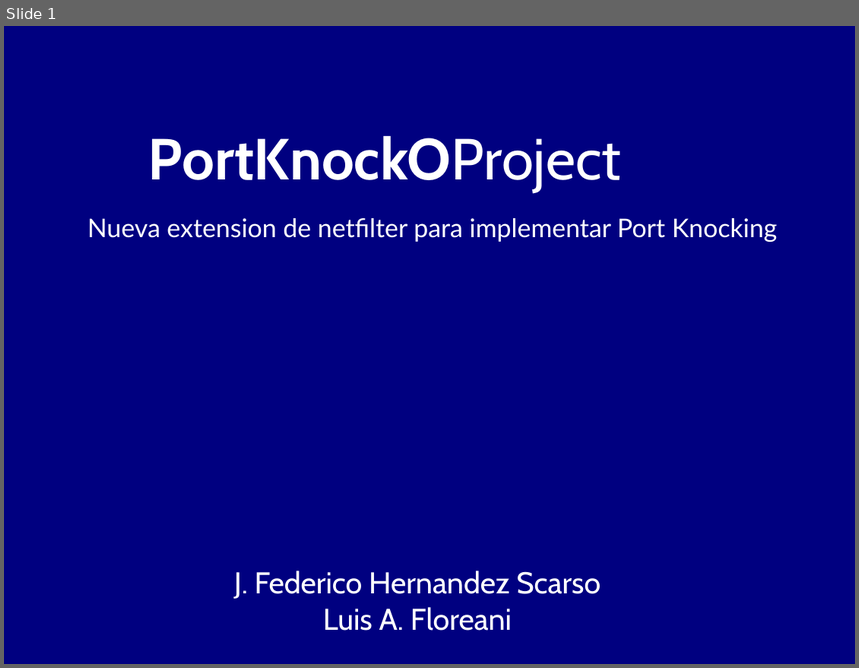
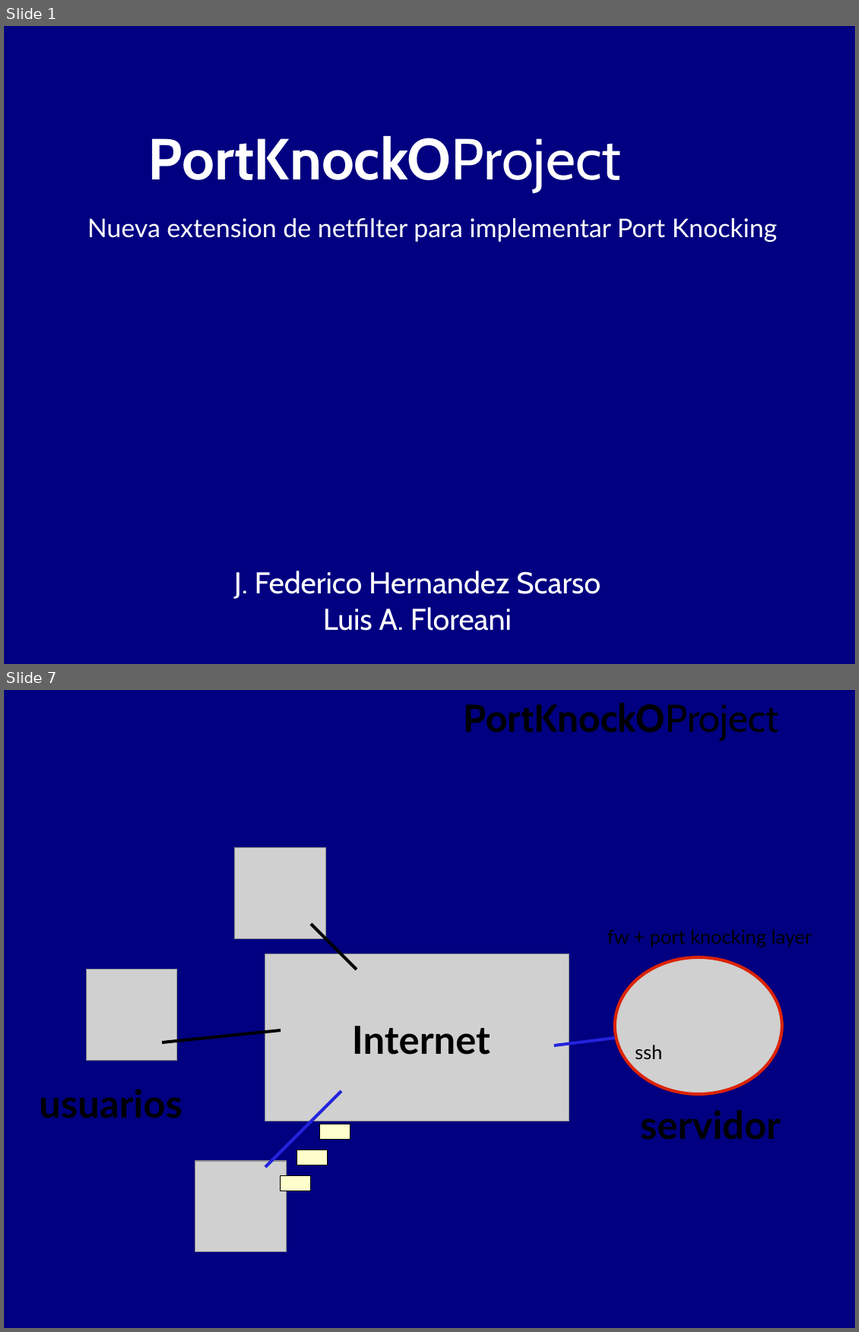
Before and after one commit to BackupTheBerlios/portknocko-svn, a slide deck: trunk/jornadas/jornadas.odp. Shown one above the other, each under a label of ours: slide 1 before the commit, slides 1 and 7 after it; the slides between them are not shown. The pictures are 859x668 and 859x1332 pixels, drawn with LibreOffice and Linux fonts; fonts in the diff are those of the drawing; grey boxes stand for pictures. Boxes give left, top, right and bottom in pixels: in the first picture for what was removed or moved away, otherwise in the second. Text is boxed around its words. In the diff, an @@ line names an element or a change of style, - is before the commit and + after.

```diff
--- a/trunk/jornadas/jornadas.odp
+++ b/trunk/jornadas/jornadas.odp
@@ slide 7 added at [4,690,855,1328], background #000080 @@
@@ text added at [464,703,779,741], 36 pt, text #000000, bold @@
+PortKnockOProject
@@ picture added at [235,848,325,939] @@
@@ line added from (312, 924) to (357, 970), #000000 2.83 pt @@
@@ text added at [607,929,813,947], 18 pt, text #000000 @@
+fw + port knocking layer
@@ picture added at [266,955,570,1122] @@
@@ picture added at [615,958,782,1094] @@
@@ picture added at [87,970,177,1061] @@
@@ picture added at [661,985,751,1076] @@
@@ line added from (162, 1043) to (281, 1030), #000000 2.83 pt @@
@@ text added at [352,1026,490,1055], 36 pt, text #000000, bold @@
+Internet
@@ line added from (555, 1046) to (676, 1030), #2323DC 2.83 pt @@
@@ text added at [635,1045,662,1059], 18 pt, text #000000 @@
+ssh
@@ text added at [39,1089,183,1119], 36 pt, text #000000, bold @@
+usuarios
@@ line added from (266, 1167) to (341, 1091), #2323DC 2.83 pt @@
@@ text added at [640,1110,781,1140], 36 pt, text #000000, bold @@
+servidor
@@ rectangle added at [320,1125,350,1141], fill #FFFFCC, outline #000000 0 pt @@
@@ picture added at [196,1161,286,1252] @@
@@ rectangle added at [297,1151,328,1166], fill #FFFFCC, outline #000000 0 pt @@
@@ rectangle added at [281,1176,310,1192], fill #FFFFCC, outline #000000 0 pt @@
```
Also in this commit, not shown: 5 slides changed, 1 other slide added, 9 slides removed, 1 other file.
